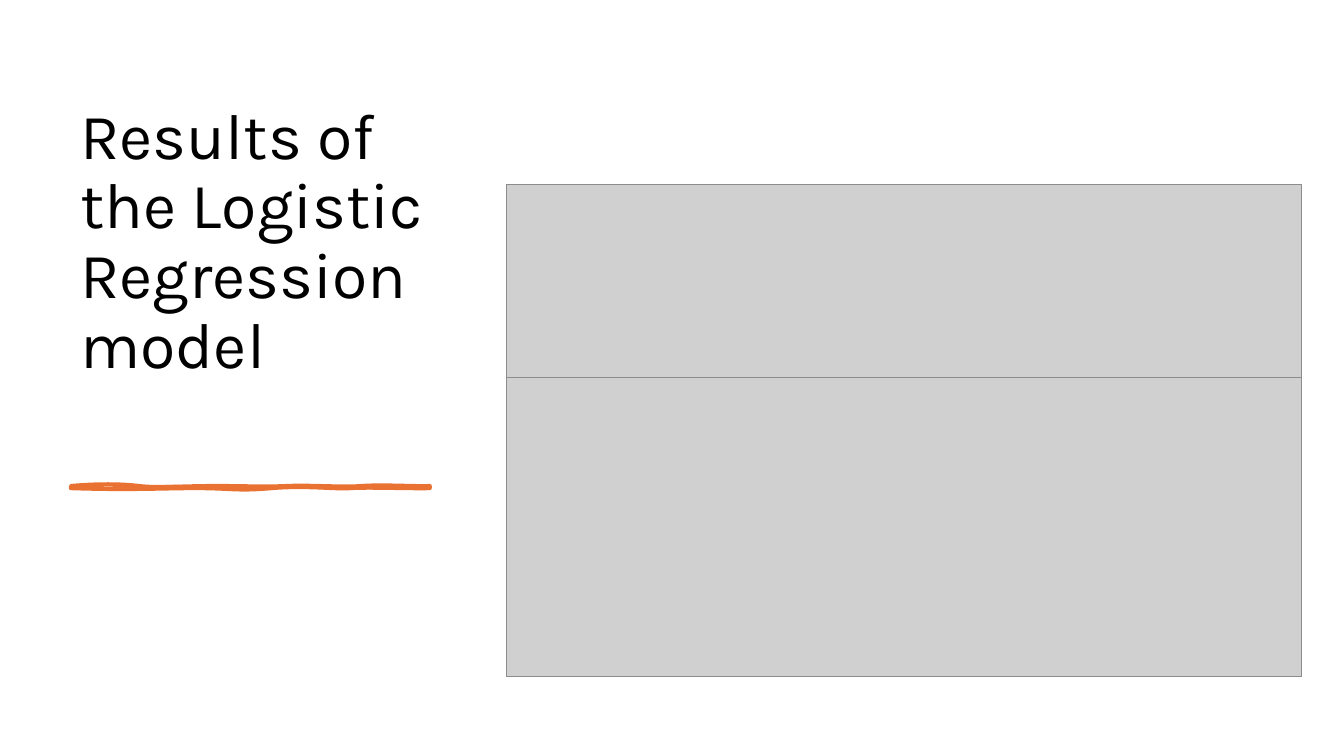
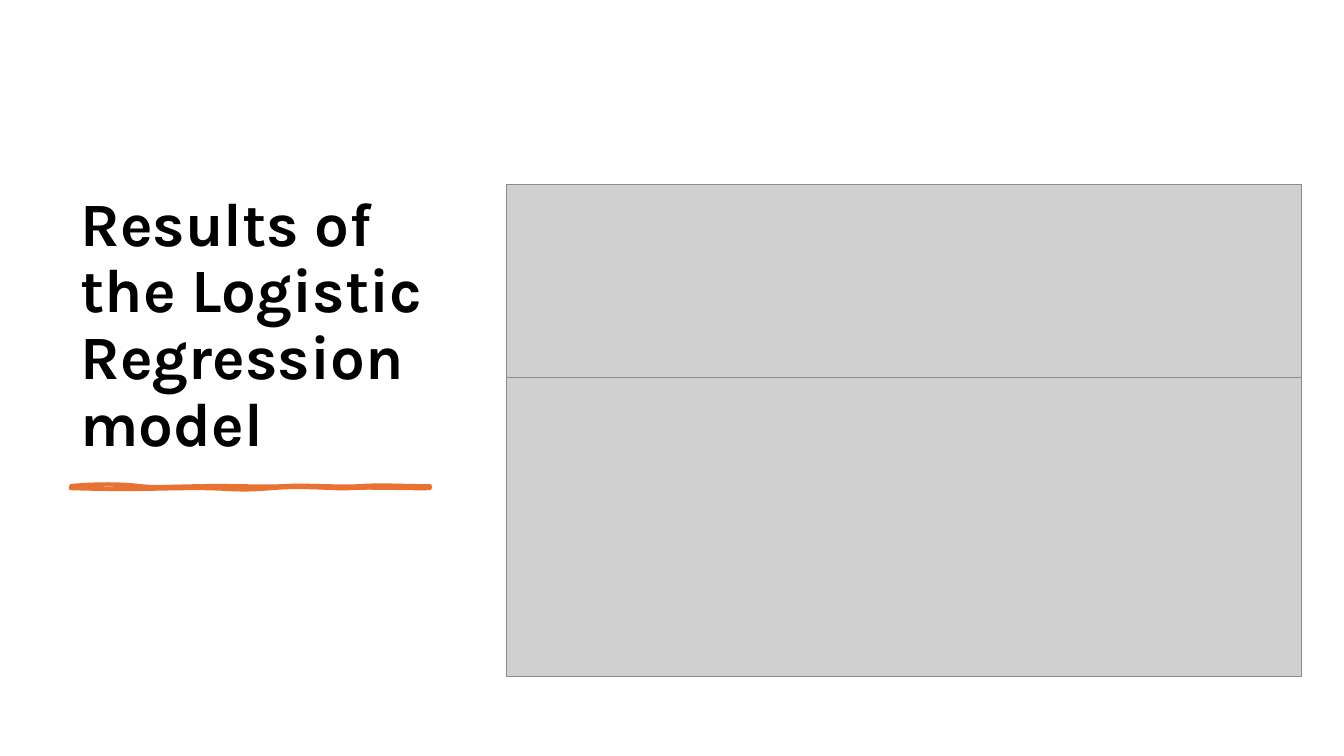
Before and after one commit to AdnanAzem/Malicious-URL-Detection, a slide deck: slide 22 of Malicious-URL-Detection.pptx (slide 17 before the commit). Drawn at 1344x756 pixels with LibreOffice and Linux fonts; fonts in the diff are those of the drawing; grey boxes stand for pictures. Boxes give left, top, right and bottom in pixels: in the first picture for what was removed or moved away, otherwise in the second. Text is boxed around its words. In the diff, an @@ line names an element or a change of style, - is before the commit and + after.

```diff
--- a/Malicious-URL-Detection.pptx
+++ b/Malicious-URL-Detection.pptx
@@ title "Results of the Logistic Regression ...": place and size @@
-title "Results of the Logistic Regression ..." at box(81, 114, 423, 369)
+title "Results of the Logistic Regression ..." at box(81, 203, 422, 447)
@@ title "Results of the Logistic Regression ..." at box(81, 203, 422, 447): size 46 to 44 pt, bold on @@
```
Also in this commit, not shown: 19 other slides changed, 10 slides added, 21 other files.
